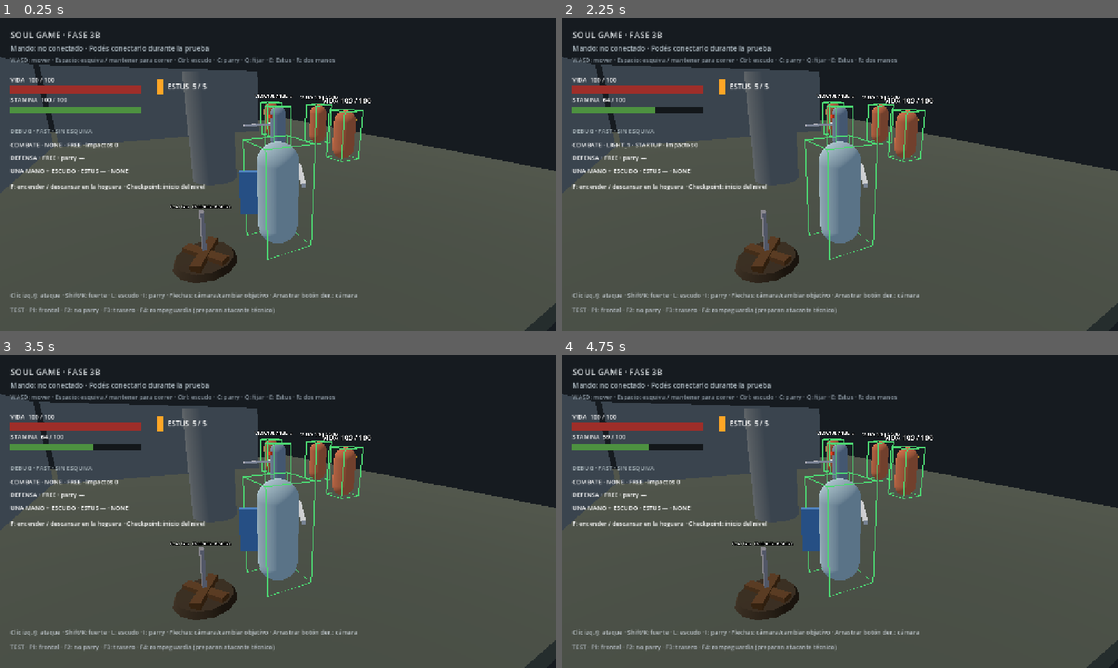
Above: before the commit, frames 1-4 (two rows, left to right).
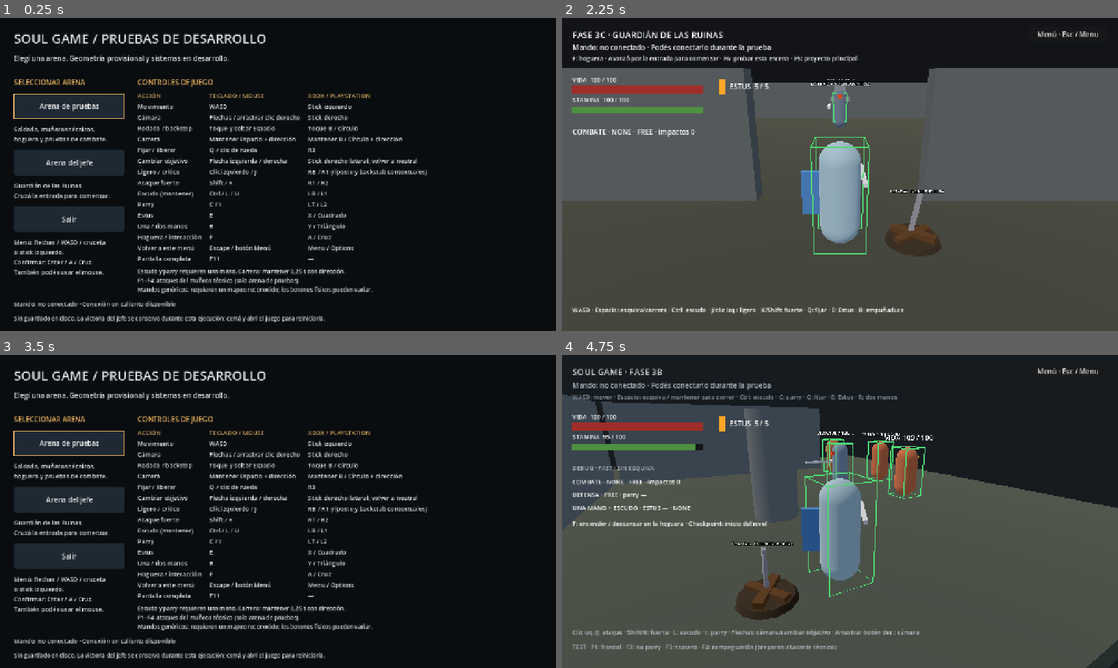
Above: after the commit, the same moments.

Repository: Tkixiano/unnamed-souls
Game: Godot game, scene res://scenes/ui/arena_selector.tscn
Same seed, same stepped clock (60 frames per second), same inputs: the game is played once before the commit and once after it. Before the commit the project starts from res://scenes/levels/test_arena.tscn.
Inputs (mouse positions are in pixels of both pictures, inside the frame that each line leads up to):
- Up to frame 1 (0.25 s): no input
- Up to frame 2 (2.25 s): click (628, 105) at 0.5 s, where only the run after the commit has a clickable "Arena de pruebas"; click (1067, 33) at 1.25 s, where only the run after the commit has a clickable "Menú · Esc / Menu"; click (628, 161) at 2 s, where only the run after the commit has a clickable "Arena del jefe"
- Up to frame 3 (3.5 s): click (505, 370) at 2.75 s, where only the run after the commit has a clickable "Menú · Esc / Menu"
- Up to frame 4 (4.75 s): tap Enter (menu_confirm) at 3.5, 4.25 s; move the mouse to (962, 495) at 3.52 s; hold D (move_right) 3.53-4.25 s; hold I (parry) 3.53-4.25 s; click (962, 495) at 3.67 s; drag from (728, 527) to (812, 574) at 4.27 s

The runs differ from the first frame. In frame 1, 73% of the frame differs, in the area x 0-100%, y 4-100%; in frame 2, 31%; in frame 3, 73%; in frame 4, 0.3%.

Commit message:
segundo commit

Diff:
--- a/project.godot
+++ b/project.godot
@@ -11,7 +11,7 @@
 [application]
 
 config/name="Soul game"
-run/main_scene="res://scenes/levels/test_arena.tscn"
+run/main_scene="res://scenes/ui/arena_selector.tscn"
 config/features=PackedStringArray("4.6", "GL Compatibility")
 config/icon="res://icon.svg"
 
--- a/scenes/levels/boss_arena.tscn
+++ b/scenes/levels/boss_arena.tscn
@@ -1,4 +1,5 @@
 [gd_scene format=3]
+[ext_resource type="PackedScene" path="res://scenes/ui/arena_menu_link.tscn" id="menu_link"]
 [ext_resource type="PackedScene" path="res://scenes/player/player.tscn" id="1_player"]
 [ext_resource type="PackedScene" path="res://scenes/props/camera_rig.tscn" id="2_camera"]
 [ext_resource type="PackedScene" path="res://scenes/bosses/ruins_guardian.tscn" id="3_boss"]
@@ -205,3 +206,5 @@
 [node name="DeathScreen" parent="DeathLayer" node_paths=PackedStringArray("manager") instance=ExtResource("6_death")]
 manager = NodePath("../../CheckpointManager")
 [editable path="Boss"]
+
+[node name="ArenaMenuLink" parent="." instance=ExtResource("menu_link")]
--- a/scenes/levels/test_arena.tscn
+++ b/scenes/levels/test_arena.tscn
@@ -1,4 +1,5 @@
 [gd_scene format=3 uid="uid://cwceipc2xeyn3"]
+[ext_resource type="PackedScene" path="res://scenes/ui/arena_menu_link.tscn" id="menu_link"]
 
 
 
@@ -586,3 +587,5 @@
 layer = 100
 [node name="DeathScreen" parent="DeathLayer" node_paths=PackedStringArray("manager") instance=ExtResource("18_death")]
 manager = NodePath("../../CheckpointManager")
+
+[node name="ArenaMenuLink" parent="." instance=ExtResource("menu_link")]
--- /dev/null
+++ b/scenes/ui/arena_menu_link.tscn
@@ -0,0 +1,16 @@
+[gd_scene load_steps=2 format=3]
+[ext_resource type="Script" path="res://scripts/systems/arena_menu_link.gd" id="1"]
+[node name="ArenaMenuLink" type="CanvasLayer"]
+layer = 110
+script = ExtResource("1")
+[node name="Menu" type="Button" parent="."]
+anchors_preset = 1
+anchor_left = 1.0
+anchor_right = 1.0
+offset_left = -206.0
+offset_top = 20.0
+offset_right = -24.0
+offset_bottom = 55.0
+grow_horizontal = 0
+text = "Menú · Esc / Menu"
+focus_mode = 0
--- /dev/null
+++ b/scenes/ui/arena_selector.tscn
@@ -0,0 +1,128 @@
+[gd_scene load_steps=8 format=3]
+[ext_resource type="Script" path="res://scripts/systems/arena_selector.gd" id="1"]
+[ext_resource type="PackedScene" path="res://scenes/levels/test_arena.tscn" id="2"]
+[ext_resource type="PackedScene" path="res://scenes/levels/boss_arena.tscn" id="3"]
+[sub_resource type="StyleBoxFlat" id="Normal"]
+bg_color = Color(0.12,0.16,0.2,1)
+content_margin_left = 16.0
+content_margin_right = 16.0
+content_margin_top = 18.0
+content_margin_bottom = 18.0
+corner_radius_top_left = 6
+corner_radius_top_right = 6
+corner_radius_bottom_left = 6
+corner_radius_bottom_right = 6
+[sub_resource type="StyleBoxFlat" id="Hover"]
+bg_color = Color(0.22,0.27,0.31,1)
+content_margin_top = 18.0
+content_margin_bottom = 18.0
+[sub_resource type="StyleBoxFlat" id="Focus"]
+bg_color = Color(0,0,0,0)
+border_width_left = 2
+border_width_top = 2
+border_width_right = 2
+border_width_bottom = 2
+border_color = Color(0.92,0.7,0.36,1)
+[sub_resource type="Theme" id="Theme"]
+default_font_size = 16
+Label/colors/font_color = Color(0.87,0.9,0.92,1)
+Button/styles/normal = SubResource("Normal")
+Button/styles/hover = SubResource("Hover")
+Button/styles/pressed = SubResource("Hover")
+Button/styles/focus = SubResource("Focus")
+[node name="ArenaSelector" type="Control"]
+layout_mode = 3
+anchors_preset = 15
+anchor_right = 1.0
+anchor_bottom = 1.0
+grow_horizontal = 2
+grow_vertical = 2
+theme = SubResource("Theme")
+script = ExtResource("1")
+test_arena = ExtResource("2")
+boss_arena = ExtResource("3")
+[node name="Background" type="ColorRect" parent="."]
+layout_mode = 1
+anchors_preset = 15
+anchor_right = 1.0
+anchor_bottom = 1.0
+mouse_filter = 2
+color = Color(0.035,0.05,0.065,1)
+[node name="Margin" type="MarginContainer" parent="."]
+layout_mode = 1
+anchors_preset = 15
+anchor_right = 1.0
+anchor_bottom = 1.0
+theme_override_constants/margin_left = 32
+theme_override_constants/margin_right = 32
+theme_override_constants/margin_top = 28
+theme_override_constants/margin_bottom = 24
+[node name="Layout" type="VBoxContainer" parent="Margin"]
+layout_mode = 2
+theme_override_constants/separation = 14
+[node name="Title" type="Label" parent="Margin/Layout"]
+layout_mode = 2
+theme_override_font_sizes/font_size = 30
+text = "SOUL GAME / PRUEBAS DE DESARROLLO"
+[node name="Subtitle" type="Label" parent="Margin/Layout"]
+layout_mode = 2
+text = "Elegí una arena. Geometría provisional y sistemas en desarrollo."
+[node name="Separator" type="HSeparator" parent="Margin/Layout"]
+layout_mode = 2
+[node name="Content" type="HBoxContainer" parent="Margin/Layout"]
+layout_mode = 2
+size_flags_vertical = 3
+theme_override_constants/separation = 30
+[node name="Choices" type="VBoxContainer" parent="Margin/Layout/Content"]
+custom_minimum_size = Vector2(255,0)
+layout_mode = 2
+theme_override_constants/separation = 14
+[node name="Heading" type="Label" parent="Margin/Layout/Content/Choices"]
+layout_mode = 2
+text = "SELECCIONAR ARENA"
+theme_override_colors/font_color = Color(0.92,0.7,0.36,1)
+[node name="Test" type="Button" parent="Margin/Layout/Content/Choices"]
+layout_mode = 2
+text = "Arena de pruebas"
+[node name="TestInfo" type="Label" parent="Margin/Layout/Content/Choices"]
+layout_mode = 2
+theme_override_font_sizes/font_size = 14
+text = "Soldado, muñecos técnicos,\nhoguera y pruebas de combate."
+[node name="Boss" type="Button" parent="Margin/Layout/Content/Choices"]
+layout_mode = 2
+text = "Arena del jefe"
+[node name="BossInfo" type="Label" parent="Margin/Layout/Content/Choices"]
+layout_mode = 2
+theme_override_font_sizes/font_size = 14
+text = "Guardián de las Ruinas.\nCruzá la entrada para comenzar."
+[node name="Quit" type="Button" parent="Margin/Layout/Content/Choices"]
+layout_mode = 2
+text = "Salir"
+[node name="Hint" type="Label" parent="Margin/Layout/Content/Choices"]
+layout_mode = 2
+theme_override_font_sizes/font_size = 14
+text = "Menú: flechas / WASD / cruceta\no stick izquierdo.\nConfirmar: Enter / A / Cruz.\nTambién podés usar el mouse."
+[node name="Guide" type="VBoxContainer" parent="Margin/Layout/Content"]
+layout_mode = 2
+size_flags_horizontal = 3
+theme_override_constants/separation = 10
+[node name="Heading" type="Label" parent="Margin/Layout/Content/Guide"]
+layout_mode = 2
+text = "CONTROLES DE JUEGO"
+theme_override_colors/font_color = Color(0.92,0.7,0.36,1)
+[node name="Bindings" type="GridContainer" parent="Margin/Layout/Content/Guide"]
+layout_mode = 2
+columns = 3
+theme_override_constants/h_separation = 18
+theme_override_constants/v_separation = 5
+[node name="Notes" type="Label" parent="Margin/Layout/Content/Guide"]
+layout_mode = 2
+theme_override_font_sizes/font_size = 13
+text = "Escudo y parry requieren una mano. Carrera: mantener 0,25 s con dirección.\nF1–F4: ataques del muñeco técnico (solo arena de pruebas).\nMandos genéricos: requieren un mapeo reconocido; los botones físicos pueden variar."
+[node name="Status" type="Label" parent="Margin/Layout"]
+layout_mode = 2
+theme_override_font_sizes/font_size = 14
+[node name="Footer" type="Label" parent="Margin/Layout"]
+layout_mode = 2
+theme_override_font_sizes/font_size = 13
+text = "Sin guardado en disco. La victoria del jefe se conserva durante esta ejecución; cerrá y abrí el juego para reiniciarla."
--- /dev/null
+++ b/scripts/systems/arena_menu_link.gd
@@ -0,0 +1,23 @@
+extends CanvasLayer
+## Optional navigation only: removing this scene leaves the arena functional.
+@export_file("*.tscn") var menu_scene: String = "res://scenes/ui/arena_selector.tscn"
+var _leaving := false
+
+func _ready() -> void:
+	$Menu.pressed.connect(_return_to_menu)
+
+func _unhandled_input(event: InputEvent) -> void:
+	if event.is_action_pressed("pause_game") and not event.is_echo():
+		get_viewport().set_input_as_handled()
+		_return_to_menu()
+
+func _return_to_menu() -> void:
+	if _leaving: return
+	_leaving = true
+	_change_scene.call_deferred()
+
+func _change_scene() -> void:
+	var error := get_tree().change_scene_to_file(menu_scene)
+	if error != OK:
+		_leaving = false
+		push_error("No se pudo regresar al selector: %d" % error)
--- /dev/null
+++ b/scripts/systems/arena_selector.gd
@@ -0,0 +1,85 @@
+extends Control
+## Temporary launcher; arenas have no dependency on this controller.
+@export var test_arena: PackedScene
+@export var boss_arena: PackedScene
+@onready var buttons: Array[Button] = [$Margin/Layout/Content/Choices/Test, $Margin/Layout/Content/Choices/Boss, $Margin/Layout/Content/Choices/Quit]
+@onready var guide: GridContainer = $Margin/Layout/Content/Guide/Bindings
+@onready var status: Label = $Margin/Layout/Status
+var _opening := false
+var _stick_latched := false
+
+func _ready() -> void:
+	Input.mouse_mode = Input.MOUSE_MODE_VISIBLE
+	buttons[0].pressed.connect(_launch.bind(test_arena))
+	buttons[1].pressed.connect(_launch.bind(boss_arena))
+	buttons[2].pressed.connect(func() -> void: get_tree().quit())
+	for index in range(buttons.size()):
+		buttons[index].focus_neighbor_top = buttons[index].get_path_to(buttons[posmod(index-1,buttons.size())])
+		buttons[index].focus_neighbor_bottom = buttons[index].get_path_to(buttons[(index+1)%buttons.size()])
+	buttons[0].grab_focus()
+	for row in [
+		["ACCIÓN", "TECLADO / MOUSE", "XBOX / PLAYSTATION"],
+		["Movimiento", "WASD", "Stick izquierdo"],
+		["Cámara", "Flechas / arrastrar clic derecho", "Stick derecho"],
+		["Rodada / backstep", "Toque y soltar Espacio", "Toque B / Círculo"],
+		["Carrera", "Mantener Espacio + dirección", "Mantener B / Círculo + dirección"],
+		["Fijar / liberar", "Q / clic de rueda", "R3"],
+		["Cambiar objetivo", "Flecha izquierda / derecha", "Stick derecho lateral; volver a neutral"],
+		["Ligero / crítico", "Clic izquierdo / J", "RB / R1 (riposte y backstab contextuales)"],
+		["Ataque fuerte", "Shift / K", "RT / R2"],
+		["Escudo (mantener)", "Ctrl / L / U", "LB / L1"],
+		["Parry", "C / I", "LT / L2"],
+		["Estus", "E", "X / Cuadrado"],
+		["Una / dos manos", "R", "Y / Triángulo"],
+		["Hoguera / interacción", "F", "A / Cruz"],
+		["Volver a este menú", "Escape / botón Menú", "Menu / Options"],
+		["Pantalla completa", "F11", "—"]
+	]:
+		for column in range(3):
+			var label := Label.new()
+			label.text = row[column]
+			label.mouse_filter = Control.MOUSE_FILTER_IGNORE
+			label.add_theme_font_size_override("font_size", 14)
+			if row[0] == "ACCIÓN": label.modulate = Color(0.92,0.7,0.36)
+			guide.add_child(label)
+	var registry := get_node("/root/ControllerRegistry")
+	registry.devices_changed.connect(_update_devices)
+	_update_devices()
+
+func _input(event: InputEvent) -> void:
+	# The same stick also maps to Godot's built-in ui_down/up. Own it once.
+	if event is InputEventJoypadMotion and (event.is_action("move_forward") or event.is_action("move_backward")):
+		get_viewport().set_input_as_handled()
+
+func _process(_delta: float) -> void:
+	var axis := Input.get_axis("move_forward", "move_backward")
+	if absf(axis) < 0.25: _stick_latched = false
+	if _opening or _stick_latched or absf(axis) < 0.6: return
+	_stick_latched = true
+	var index := buttons.find(get_viewport().gui_get_focus_owner())
+	buttons[posmod(index + (1 if axis > 0.0 else -1), buttons.size())].grab_focus()
+
+func _unhandled_input(event: InputEvent) -> void:
+	if event.is_action_pressed("menu_confirm") and not event.is_echo():
+		var focused := get_viewport().gui_get_focus_owner()
+		if focused is Button: focused.pressed.emit()
+		get_viewport().set_input_as_handled()
+	elif event.is_action_pressed("toggle_fullscreen"):
+		var full := DisplayServer.window_get_mode() == DisplayServer.WINDOW_MODE_FULLSCREEN
+		DisplayServer.window_set_mode(DisplayServer.WINDOW_MODE_WINDOWED if full else DisplayServer.WINDOW_MODE_FULLSCREEN)
+		get_viewport().set_input_as_handled()
+
+func _launch(arena: PackedScene) -> void:
+	if _opening or arena == null: return
+	_opening = true
+	_change_scene.call_deferred(arena)
+
+func _change_scene(arena: PackedScene) -> void:
+	var error := get_tree().change_scene_to_packed(arena)
+	if error != OK:
+		_opening = false
+		status.text = "No se pudo abrir la arena (error %d)." % error
+
+func _update_devices() -> void:
+	var devices: Array = get_node("/root/ControllerRegistry").get_devices()
+	status.text = "Mando: %s · Conexión en caliente disponible" % (devices[0].name if not devices.is_empty() else "no conectado")
Not shown, added: export_presets.cfg
Not shown, added: scripts/systems/arena_menu_link.gd.uid
Not shown, added: scripts/systems/arena_selector.gd.uid
Not shown, added: soulgameexported/SoulGame.console.exe
Not shown, added: soulgameexported/SoulGame.exe
Not shown, added: tests/arena_selector_results.md
